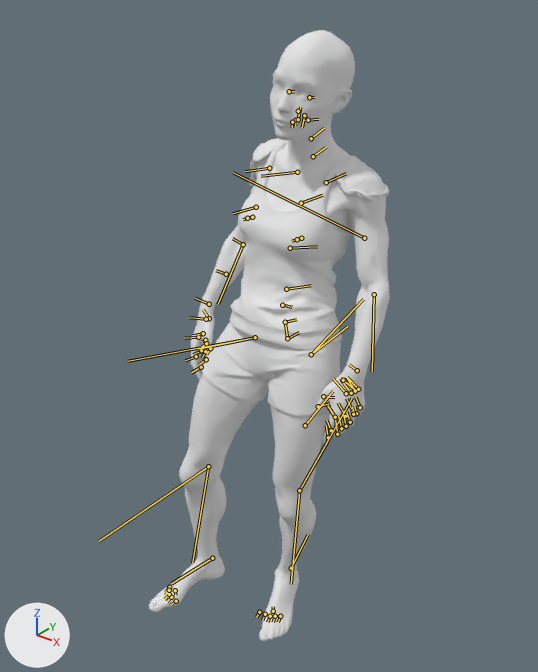
Before and after pictures for a commit that changed the glTF model public/models/Genasi-water_Female_Idle.glb.
Camera for both pictures: a camera (50 mm lens) standing at (59.2, -79.0, 104.6) and looking at (-3.1, -1.1, 56.3). Every picture has the same lights, and +X, +Y and +Z are marked at lower left. The older version comes first. Both versions are drawn at frame 4 of the action 'badass-idle-626441'; the numbers are the values there. The bones that change, and the others that lie on the model, are drawn over the model as lines.
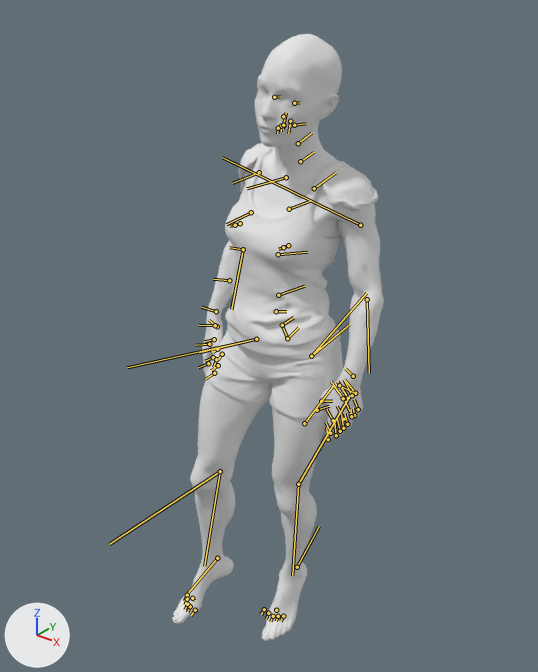
Pixel boxes (x1, y1, x2, y2) of what changed, in the pictures (538 x 672 px):
```json
{"object": "default", "change": "posed", "before": [149, 30, 390, 641], "after": [172, 34, 384, 641], "on screen": "12% narrower"}
{"bone": "pelvis", "before": "(287, 338) to (299, 332)", "after": "(287, 338) to (298, 327)"}
{"bone": "spine_02", "before": "(282, 305) to (292, 307)", "after": "(276, 311) to (286, 311)"}
{"bone": "spine_04", "before": "(290, 248) to (317, 246)", "after": "(278, 254) to (307, 252)"}
{"bone": "clavicle_l", "before": "(326, 182) to (346, 173)", "after": "(314, 188) to (336, 172)"}
{"bone": "middle_01_l", "before": "(345, 416) to (338, 403)", "after": "(343, 419) to (337, 406)"}
{"bone": "ring_01_l", "before": "(353, 411) to (346, 398)", "after": "(351, 414) to (345, 401)"}
{"bone": "pinky_01_l", "before": "(360, 407) to (355, 397)", "after": "(358, 409) to (354, 399)"}
{"bone": "clavicle_r", "before": "(297, 172) to (261, 176)", "after": "(286, 177) to (247, 188)"}
{"bone": "ring_01_r", "before": "(198, 337) to (184, 338)", "after": "(209, 344) to (196, 345)"}
{"bone": "thigh_l", "before": "(311, 354) to (363, 299)", "after": "(311, 356) to (366, 293)"}
{"bone": "calf_l", "before": "(299, 490) to (352, 398)", "after": "(298, 484) to (350, 395)"}
{"bone": "foot_l", "before": "(291, 568) to (308, 534)", "after": "(297, 567) to (319, 526)"}
{"bone": "thigh_r", "before": "(255, 337) to (128, 361)", "after": "(256, 339) to (127, 367)"}
{"bone": "calf_r", "before": "(208, 466) to (99, 541)", "after": "(220, 471) to (109, 544)"}
{"bone": "foot_r", "before": "(212, 558) to (171, 583)", "after": "(217, 558) to (185, 596)"}
```

The change, as JSON lines over the scene's bpy script:
```json
{"block": "bone_pelvis", "where": "bone_pelvis = bpy.data.objects['Armature'].pose.bones['pelvis']  # child of 'root'"}
{"op": "set", "path": "bone_pelvis.rotation_quaternion", "old": "(0.984, 0.006, -0.02, 0.178)", "new": "(0.999, 0.003, -0.02, 0.036)", "note": "degrees (0, -2, 20) -> degrees (0, -2, 4)"}
{"block": "bone_spine_02", "where": "bone_spine_02 = bpy.data.objects['Armature'].pose.bones['spine_02']  # child of 'spine_01'"}
{"op": "set", "path": "bone_spine_02.rotation_quaternion", "old": "(0.999, -0.019, -0.01, 0.03)", "new": "(0.995, -0.018, -0.011, 0.097)", "note": "degrees (-2, -1, 3) -> degrees (-2, -1, 11)"}
{"block": "bone_spine_04", "where": "bone_spine_04 = bpy.data.objects['Armature'].pose.bones['spine_04']  # child of 'spine_03'"}
{"op": "set", "path": "bone_spine_04.rotation_quaternion", "old": "(0.987, 0.008, 0.097, -0.131)", "new": "(0.993, 0.003, 0.097, -0.071)", "note": "degrees (-1, 11, -15) -> degrees (-1, 11, -8)"}
{"block": "bone_clavicle_l", "where": "bone_clavicle_l = bpy.data.objects['Armature'].pose.bones['clavicle_l']  # child of 'spine_05'"}
{"op": "set", "path": "bone_clavicle_l.rotation_quaternion", "old": "(0.989, -0.058, -0.061, 0.123)", "new": "(0.99, 0.005, -0.049, 0.133)", "note": "degrees (-8, -6, 15) -> degrees (0, -6, 15)"}
{"block": "bone_middle_01_l", "where": "bone_middle_01_l = bpy.data.objects['Armature'].pose.bones['middle_01_l']  # child of 'middle_metacarpal_l'"}
{"op": "set", "path": "bone_middle_01_l.rotation_quaternion", "old": "(0.995, 0.023, -0.091, -0.024)", "new": "(0.997, 0.041, -0.046, -0.048)", "note": "degrees (3, -10, -3) -> degrees (5, -5, -6)"}
{"block": "bone_ring_01_l", "where": "bone_ring_01_l = bpy.data.objects['Armature'].pose.bones['ring_01_l']  # child of 'ring_metacarpal_l'"}
{"op": "set", "path": "bone_ring_01_l.rotation_quaternion", "old": "(0.997, -0.053, -0.051, 0.012)", "new": "(0.999, -0.033, 0.019, -0.025)", "note": "degrees (-6, -6, 2) -> degrees (-4, 2, -3)"}
{"block": "bone_pinky_01_l", "where": "bone_pinky_01_l = bpy.data.objects['Armature'].pose.bones['pinky_01_l']  # child of 'pinky_metacarpal_l'"}
{"op": "set", "path": "bone_pinky_01_l.rotation_quaternion", "old": "(0.982, 0.131, 0.05, 0.131)", "new": "(0.977, 0.157, 0.122, 0.08)", "note": "degrees (16, 4, 16) -> degrees (19, 12, 11)"}
{"block": "bone_clavicle_r", "where": "bone_clavicle_r = bpy.data.objects['Armature'].pose.bones['clavicle_r']  # child of 'spine_05'"}
{"op": "set", "path": "bone_clavicle_r.rotation_quaternion", "old": "(-0.992, 0.078, 0.016, -0.097)", "new": "(0.994, -0.016, -0.002, 0.11)", "note": "degrees (-9, -1, 11) -> degrees (-2, 0, 13)"}
{"block": "bone_ring_01_r", "where": "bone_ring_01_r = bpy.data.objects['Armature'].pose.bones['ring_01_r']  # child of 'ring_metacarpal_r'"}
{"op": "set", "path": "bone_ring_01_r.rotation_quaternion", "old": "(0.999, -0.045, -0.013, 0.015)", "new": "(0.999, -0.033, 0.019, -0.026)", "note": "degrees (-5, -1, 2) -> degrees (-4, 2, -3)"}
{"block": "bone_thigh_l", "where": "bone_thigh_l = bpy.data.objects['Armature'].pose.bones['thigh_l']  # child of 'pelvis'"}
{"op": "set", "path": "bone_thigh_l.rotation_quaternion", "old": "(0.975, 0.121, 0.038, -0.183)", "new": "(0.987, 0.119, 0.08, -0.07)", "note": "degrees (13, 7, -20) -> degrees (13, 10, -7)"}
{"block": "bone_calf_l", "where": "bone_calf_l = bpy.data.objects['Armature'].pose.bones['calf_l']  # child of 'thigh_l'"}
{"op": "set", "path": "bone_calf_l.rotation_quaternion", "old": "(0.995, -0.057, 0.045, -0.063)", "new": "(0.999, -0.05, -0.006, -0.019)", "note": "degrees (-7, 5, -8) -> degrees (-6, -1, -2)"}
{"block": "bone_foot_l", "where": "bone_foot_l = bpy.data.objects['Armature'].pose.bones['foot_l']  # child of 'calf_l'"}
{"op": "set", "path": "bone_foot_l.rotation_quaternion", "old": "(0.945, 0.094, -0.112, 0.293)", "new": "(0.995, 0.013, -0.076, 0.06)", "note": "degrees (7, -15, 34) -> degrees (1, -9, 7)"}
{"block": "bone_thigh_r", "where": "bone_thigh_r = bpy.data.objects['Armature'].pose.bones['thigh_r']  # child of 'pelvis'"}
{"op": "set", "path": "bone_thigh_r.rotation_quaternion", "old": "(-0.989, -0.003, 0.119, 0.083)", "new": "(0.995, 0.025, -0.083, 0.043)", "note": "degrees (2, -14, -10) -> degrees (2, -10, 5)"}
{"block": "bone_calf_r", "where": "bone_calf_r = bpy.data.objects['Armature'].pose.bones['calf_r']  # child of 'thigh_r'"}
{"op": "set", "path": "bone_calf_r.rotation_quaternion", "old": "(0.993, -0.058, 0.06, -0.085)", "new": "(0.997, -0.047, -0.002, -0.064)", "note": "degrees (-7, 6, -10) -> degrees (-5, -1, -7)"}
{"block": "bone_foot_r", "where": "bone_foot_r = bpy.data.objects['Armature'].pose.bones['foot_r']  # child of 'calf_r'"}
{"op": "set", "path": "bone_foot_r.rotation_quaternion", "old": "(0.968, 0.151, 0.033, 0.2)", "new": "(0.994, 0.096, 0.059, -0.019)", "note": "degrees (18, 0, 23) -> degrees (11, 7, -1)"}
```
